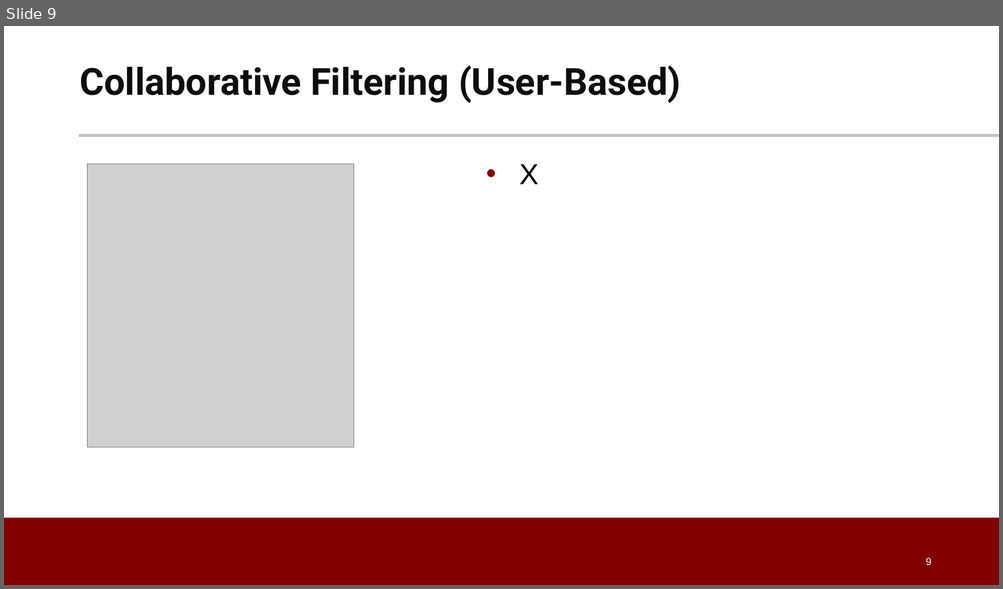
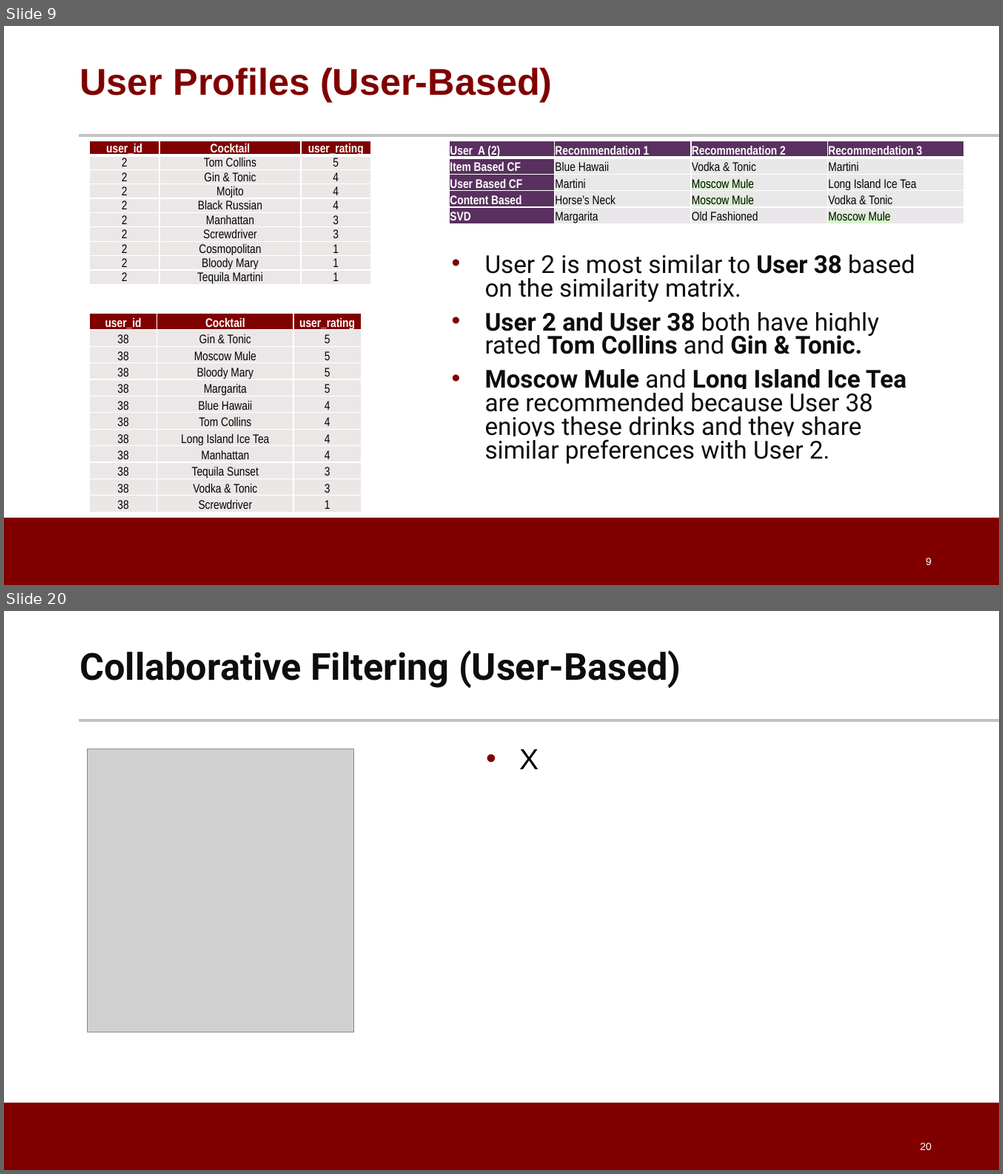
Before and after one commit to dpatel77/CocktailRecommenderSystem, a slide deck: Cocktail_Recommendation_System.pptx. Shown one above the other, each under a label of ours: slide 9 before the commit, slides 9 and 20 after it; the slides between them are not shown. The pictures are 1003x589 and 1003x1174 pixels, drawn with LibreOffice and Linux fonts; fonts in the diff are those of the drawing; grey boxes stand for pictures; background and template pictures are left out. Boxes give left, top, right and bottom in pixels: in the first picture for what was removed or moved away, otherwise in the second. Text is boxed around its words. In the diff, an @@ line names an element or a change of style, - is before the commit and + after.

```diff
--- a/Cocktail_Recommendation_System.pptx
+++ b/Cocktail_Recommendation_System.pptx
@@ slide 9 added at (x1=4, y1=26, x2=999, y2=585), background #FFFFFF; not listed: 2 template elements that a slide beside it also shows @@
@@ title added at (x1=79, y1=67, x2=552, y2=102), 36 pt, text #800000, bold @@
+User Profiles (User-Based)
@@ table added at (x1=90, y1=141, x2=372, y2=298), 10 rows, 3 columns @@
+user_id | Cocktail | user_rating
+2 | Tom Collins | 5
+2 | Gin & Tonic | 4
+2 | Mojito | 4
+2 | Black Russian | 4
+2 | Manhattan | 3
+2 | Screwdriver | 3
+2 | Cosmopolitan | 1
+2 | Bloody Mary | 1
+2 | Tequila Martini | 1
@@ table added at (x1=449, y1=141, x2=965, y2=227), 5 rows, 4 columns @@
+User A (2) | Recommendation 1 | Recommendation 2 | Recommendation 3
+Item Based CF | Blue Hawaii | Vodka & Tonic | Martini
+User Based CF | Martini | Moscow Mule | Long Island Ice Tea
+Content Based | Horse’s Neck | Moscow Mule | Vodka & Tonic
+SVD | Margarita | Old Fashioned | Moscow Mule
@@ text added at (x1=485, y1=255, x2=914, y2=464), 23.8 pt, text #0D0D0D @@
+• User 2 is most similar to User 38 based on the similarity matrix.
+• User 2 and User 38 both have highly rated Tom Collins and Gin & Tonic.
+• Moscow Mule and Long Island Ice Tea are recommended because User 38 enjoys these drinks and they share similar preferences with User 2.
@@ table added at (x1=90, y1=313, x2=361, y2=512), 12 rows, 3 columns @@
+user_id | Cocktail | user_rating
+38 | Gin & Tonic | 5
+38 | Moscow Mule | 5
+38 | Bloody Mary | 5
+38 | Margarita | 5
+38 | Blue Hawaii | 4
+38 | Tom Collins | 4
+38 | Long Island Ice Tea | 4
+38 | Manhattan | 4
+38 | Tequila Sunset | 3
+38 | Vodka & Tonic | 3
+38 | Screwdriver | 1
@@ page number added at (x1=925, y1=558, x2=931, y2=565), 10 pt, text #FFFFFF @@
+9
@@ what was slide 9 is now slide 20 @@
@@ page number at (x1=919, y1=1143, x2=931, y2=1150): text changed @@
-9
+20
```
Also in this commit, not shown: 7 slides changed, 11 other slides added, 1 slide removed.
